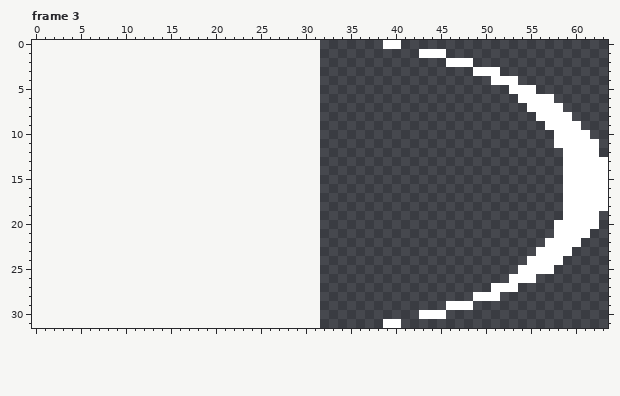
Pixel-art file: Assets/Art/Effects/Skills/Beginner/Ase_Effect_FrailLunge.aseprite. This is how it looked before the edit.
32x32 pixels, 3 frames. Shown: frame 3. The old version is drawn lined up with the new one, on the new canvas. The commit also changed other frames, which this record leaves out.
After:
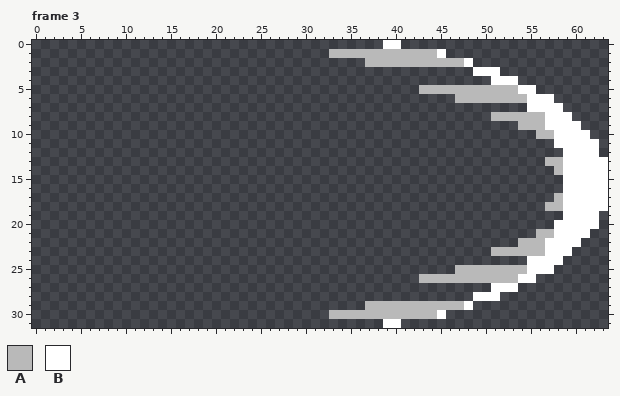
Palette (. is transparent): A #b9b9b9  B #ffffff
Edits made:
{"change": "canvas 32x32 -> 64x32, the old top-left corner now at 32,0"}
{"where": "frame 3"}
{"frame":3,"y":1,"x":33,"old":"..........BB","new":"AAAAAAAAAAAA"}
{"frame":3,"y":2,"x":37,"old":".........BB","new":"AAAAAAAAAAA"}
{"frame":3,"y":5,"x":43,"old":"..........B","new":"AAAAAAAAAAA"}
{"frame":3,"y":6,"x":47,"old":".......B","new":"AAAAAAAA"}
{"frame":3,"y":8,"x":51,"old":".....B","new":"AAAAAA"}
{"frame":3,"y":9,"x":54,"old":"...","new":"AAA"}
{"frame":3,"y":10,"x":56,"old":"..","new":"AA"}
{"frame":3,"y":13,"x":57,"old":"..","new":"AA"}
{"frame":3,"y":14,"x":58,"old":".","new":"A"}
{"frame":3,"y":17,"x":58,"old":".","new":"A"}
{"frame":3,"y":18,"x":57,"old":"..","new":"AA"}
{"frame":3,"y":21,"x":56,"old":"..","new":"AA"}
{"frame":3,"y":22,"x":54,"old":"...","new":"AAA"}
{"frame":3,"y":23,"x":51,"old":".....B","new":"AAAAAA"}
{"frame":3,"y":25,"x":47,"old":".......B","new":"AAAAAAAA"}
{"frame":3,"y":26,"x":43,"old":"..........B","new":"AAAAAAAAAAA"}
{"frame":3,"y":29,"x":37,"old":".........BB","new":"AAAAAAAAAAA"}
{"frame":3,"y":30,"x":33,"old":"..........BB","new":"AAAAAAAAAAAA"}
{"label":"changed","picture_box":[329,49,563,319]}
